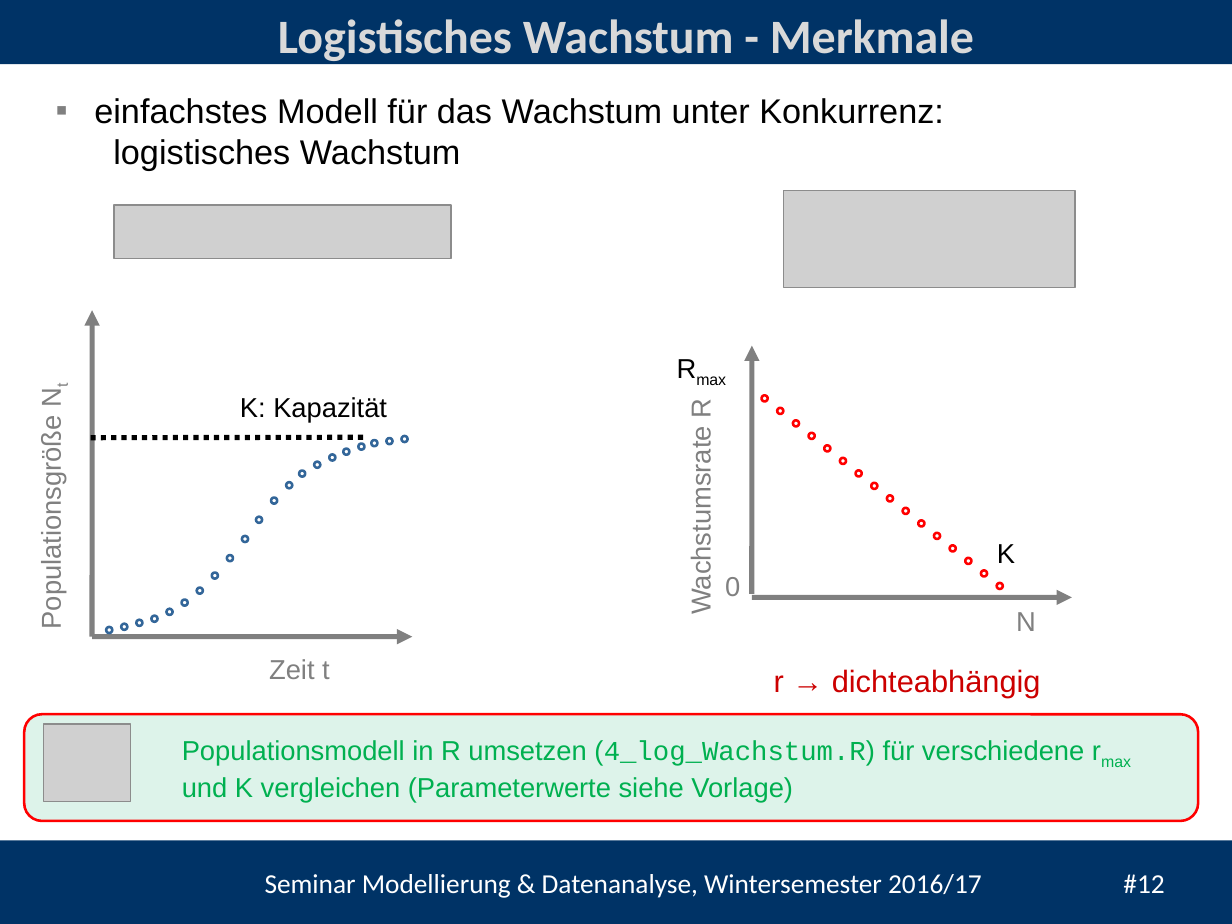
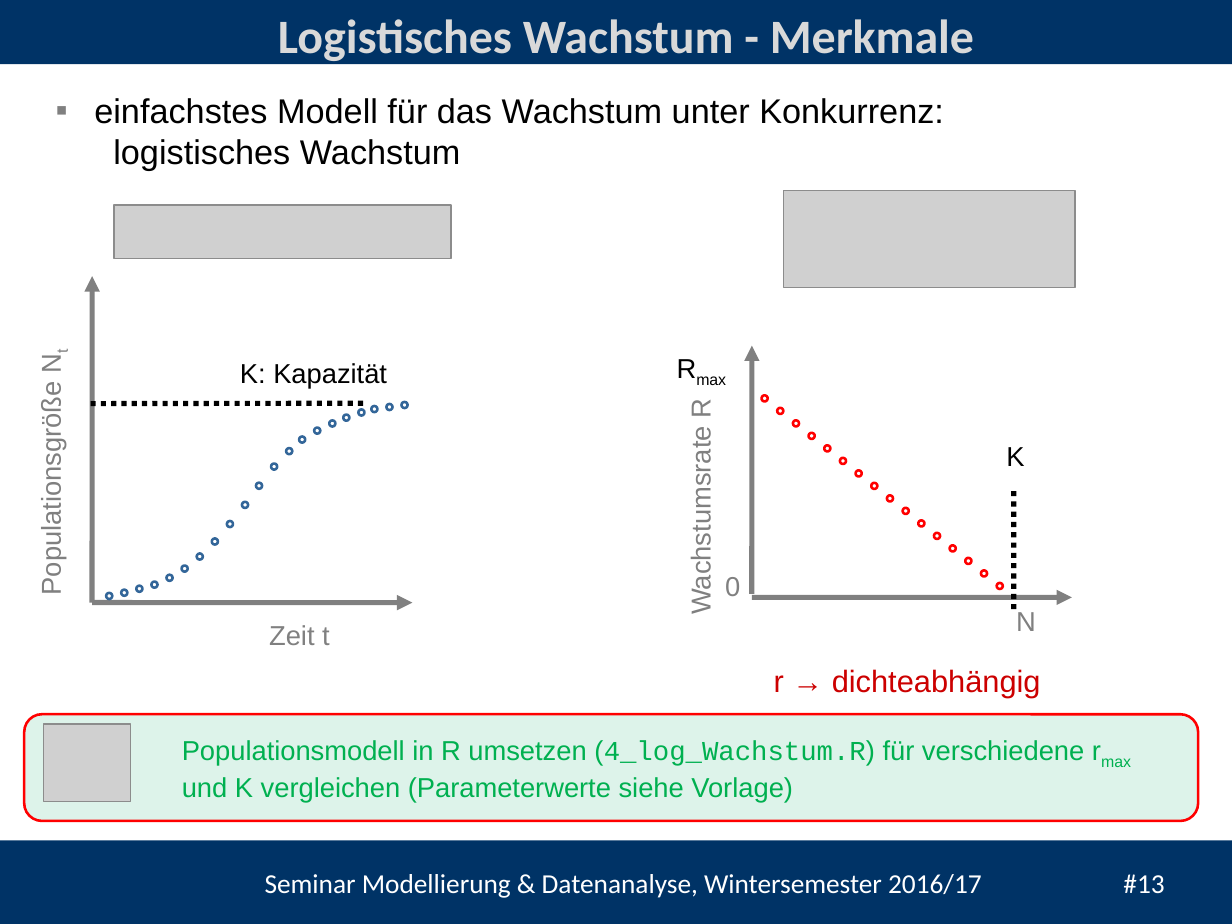
Before and after one commit to heistermann/Einf_Modellierung, a slide deck: slide 13 of Termin_2/Termin_5_Populationsmodelle.pptx (slide 12 before the commit). Drawn at 1232x924 pixels with LibreOffice and Linux fonts; fonts in the diff are those of the drawing; grey boxes stand for pictures; background and template pictures are left out. Boxes give left, top, right and bottom in pixels: in the first picture for what was removed or moved away, otherwise in the second. Text is boxed around its words. In the diff, an @@ line names an element or a change of style, - is before the commit and + after.

```diff
--- a/Termin_2/Termin_5_Populationsmodelle.pptx
+++ b/Termin_2/Termin_5_Populationsmodelle.pptx
@@ 21 ellipses, 3 texts, 2 arrows, 1 line moved together from (x1=36, y1=310, x2=413, y2=679) to (x1=36, y1=276, x2=413, y2=645) @@
@@ text "K" moved from (x1=997, y1=544, x2=1015, y2=563) to (x1=1006, y1=447, x2=1024, y2=466) @@
@@ line added from (1014, 492) to (1014, 609), #000000 3 pt dashed @@
@@ text at (x1=265, y1=874, x2=1164, y2=898): text changed @@
-Seminar Modellierung & Datenanalyse, Wintersemester 2016/17 #12
+Seminar Modellierung & Datenanalyse, Wintersemester 2016/17 #13
```
Also in this commit, not shown: 9 other slides changed, 1 slide added, 6 other files.
